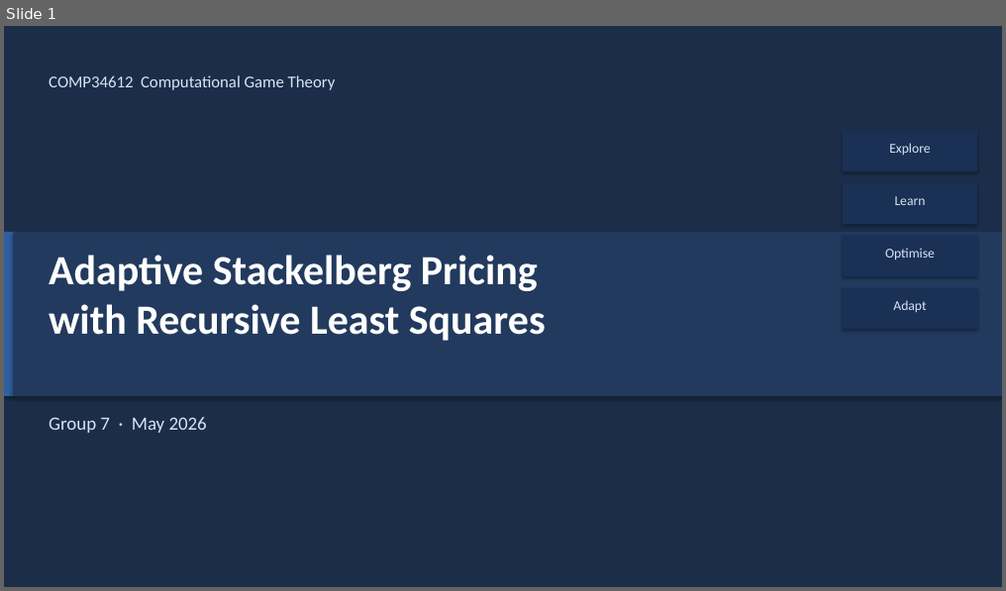
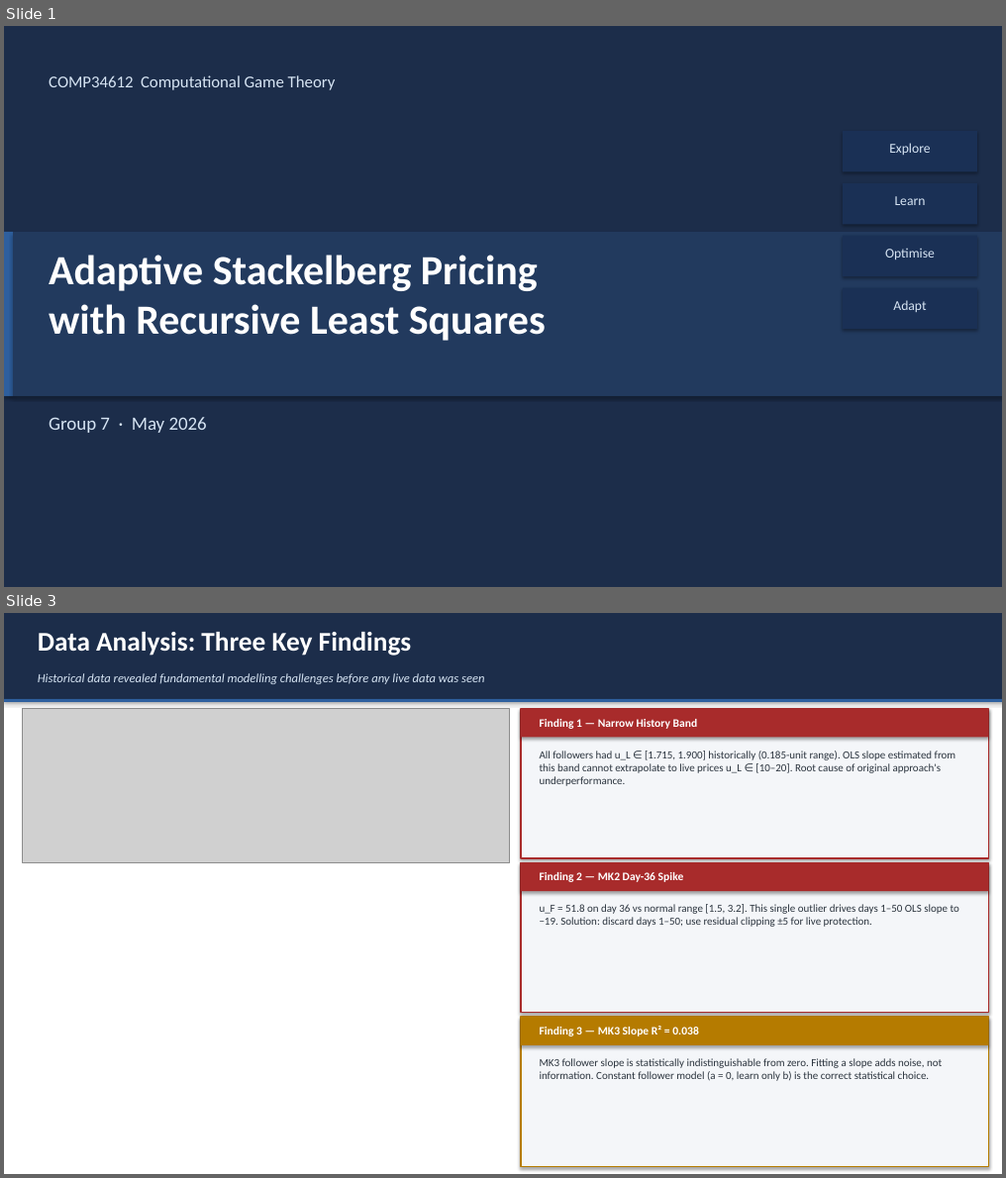
Before and after one commit to srojastunjano/CGT-Project, a slide deck: Group7_Presentation.pptx. Shown one above the other, each under a label of ours: slide 1 before the commit, slides 1 and 3 after it; the slides between them are not shown. The pictures are 1006x591 and 1006x1178 pixels, drawn with LibreOffice and Linux fonts; fonts in the diff are those of the drawing; grey boxes stand for pictures. Boxes give left, top, right and bottom in pixels: in the first picture for what was removed or moved away, otherwise in the second. Text is boxed around its words. In the diff, an @@ line names an element or a change of style, - is before the commit and + after.

```diff
--- a/Group7_Presentation.pptx
+++ b/Group7_Presentation.pptx
@@ slide 3 added at bbox=[4, 613, 1002, 1174], background #FFFFFF @@
@@ rectangle added at bbox=[4, 613, 1002, 1174], fill #FFFFFF @@
@@ rectangle added at bbox=[4, 613, 1002, 699], fill #1C2D4A @@
@@ text added at bbox=[38, 632, 412, 656], 26 pt, text #FFFFFF, bold @@
+Data Analysis: Three Key Findings
@@ rectangle added at bbox=[4, 699, 1002, 702], fill #2E5F9E @@
@@ text added at bbox=[38, 673, 484, 684], 12 pt, text #D6E4F3, italic @@
+Historical data revealed fundamental modelling challenges before any live data was seen
@@ picture added at bbox=[23, 709, 509, 863] @@
@@ rectangle added at bbox=[521, 709, 988, 859], fill #F4F6F9, outline #A82B2B 1.5 pt @@
@@ rectangle added at bbox=[521, 709, 988, 738], fill #A82B2B @@
@@ text added at bbox=[540, 719, 698, 729], 11 pt, text #FFFFFF, bold @@
+Finding 1 — Narrow History Band
@@ text added at bbox=[540, 751, 956, 786], 10.5 pt, text #2C353F @@
+All followers had u_L ∈ [1.715, 1.900] historically (0.185-unit range). OLS slope estimated from this band cannot extrapolate to live prices u_L ∈ [10–20]. Root cause of original approach's underperformance.
@@ rectangle added at bbox=[521, 863, 988, 1013], fill #F4F6F9, outline #A82B2B 1.5 pt @@
@@ rectangle added at bbox=[521, 863, 988, 891], fill #A82B2B @@
@@ text added at bbox=[540, 872, 684, 882], 11 pt, text #FFFFFF, bold @@
+Finding 2 — MK2 Day-36 Spike
@@ text added at bbox=[540, 904, 959, 927], 10.5 pt, text #2C353F @@
+u_F = 51.8 on day 36 vs normal range [1.5, 3.2]. This single outlier drives days 1–50 OLS slope to −19. Solution: discard days 1–50; use residual clipping ±5 for live protection.
@@ rectangle added at bbox=[521, 1017, 988, 1167], fill #F4F6F9, outline #B57B00 1.5 pt @@
@@ rectangle added at bbox=[521, 1017, 988, 1046], fill #B57B00 @@
@@ text added at bbox=[540, 1026, 699, 1037], 11 pt, text #FFFFFF, bold @@
+Finding 3 — MK3 Slope R² = 0.038
@@ text added at bbox=[540, 1059, 942, 1081], 10.5 pt, text #2C353F @@
+MK3 follower slope is statistically indistinguishable from zero. Fitting a slope adds noise, not information. Constant follower model (a = 0, learn only b) is the correct statistical choice.
```
Also in this commit, not shown: 9 slides changed, 1 other slide added, 4 slides removed, 2 other files.
